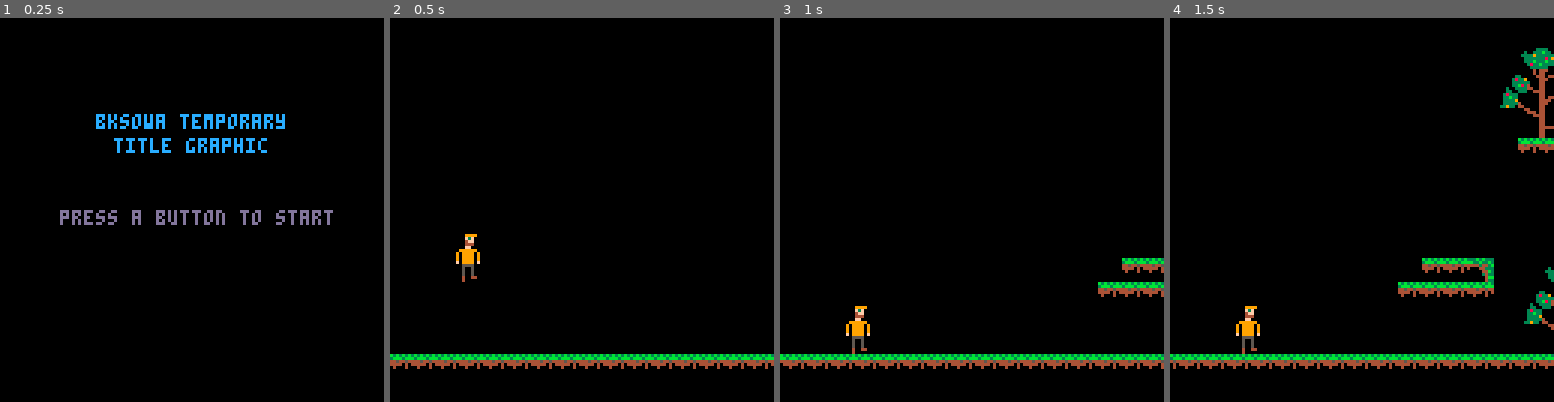
Above: before the commit, frames 1-4 (left to right).
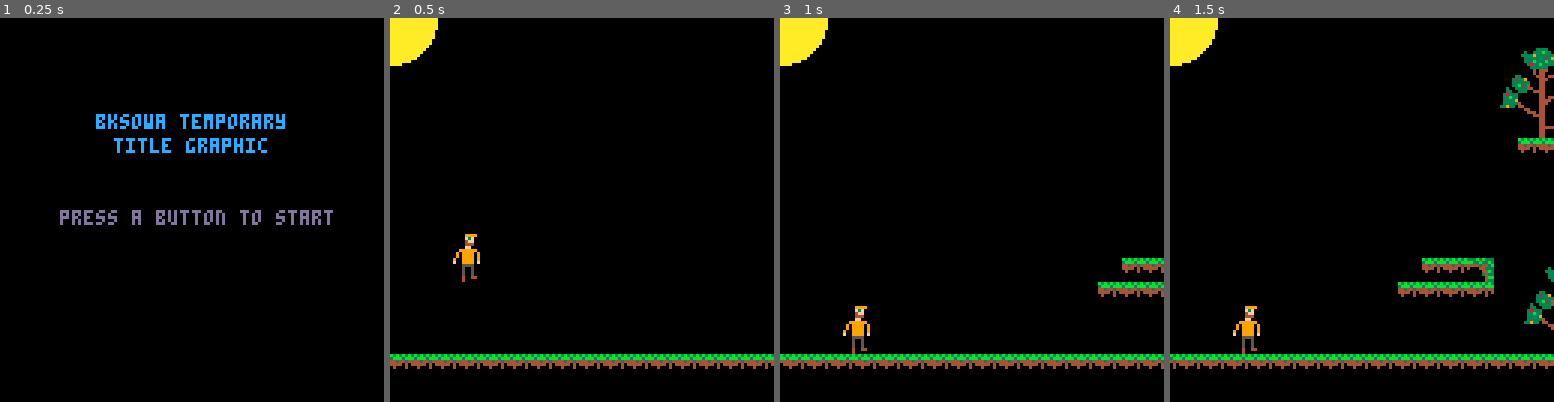
Above: after the commit, the same moments.

Repository: elennick/bksowa
Game: PICO-8 cartridge bksowa.p8
The game is run twice, just before and just after one commit, with the same random seed, the same clock (stepped at 60 frames per second) and the same inputs.
Inputs:
- Up to frame 1 (0.25 s): no input
- Up to frame 2 (0.5 s): tap X (X key) at 0.33 s
- Up to frame 3 (1 s): tap O (Z key) at 0.7 s
- Up to frame 4 (1.5 s): tap X (X key) at 1.07 s

Frame 1 is identical in both runs. In frame 2, 1.3% of the frame differs, in the area x 0-18%, y 0-65%; in frame 3, 1.3%; in frame 4, 1.3%.

Commit message:
more tweaks

Diff:
--- a/bksowa.p8
+++ b/bksowa.p8
@@ -61,18 +61,17 @@
   end
 
   if screen == 10 then
+    circfill(cx,0,15,10)
 		  map(0, 0, 0, 0, 128, 16)
-
 		  p.x += cvx
 		  ani(p, 2, 2, 3, 4)
 
     cx += cvx
-    camera(cx, 0)
-
     if cx > 900 then
       cx = 0
     		p.x = 16
   		end
+  		camera(cx, 0)
   end
 end
 
@@ -139,10 +138,10 @@
 00000004440000000000000444000000000000044400000000000000000000000000000000000000000000000000000000000000000000000000000000000000
 0000000ff00000000000000ff00000000000000ff000000000000000000000000000000000000000000000000000000000000000000000000000000000000000
 00000999999000000000099999900000000009999990000000000000000000000000000000000000000000000000000000000000000000000000000000000000
-00009099990900000000909999090000000009999909000000000000000000000000000000000000000000000000000000000000000000000000000000000000
-00009099990900000000909999090000000009999909000000000000000000000000000000000000000000000000000000000000000000000000000000000000
-000090999909000000f9009999009f000000009f99009f0000000000000000000000000000000000000000000000000000000000000000000000000000000000
-0000f099990f00000000009999000000000000999900000000000000000000000000000000000000000000000000000000000000000000000000000000000000
+00009099990900000000909999900000000009999909000000000000000000000000000000000000000000000000000000000000000000000000000000000000
+0000909999090000000090999990000000000999990099f000000000000000000000000000000000000000000000000000000000000000000000000000000000
+000900999909000000009099999000000000009f9900000000000000000000000000000000000000000000000000000000000000000000000000000000000000
+000f0099990f00000000f09999f00000000000999900000000000000000000000000000000000000000000000000000000000000000000000000000000000000
 00000055550000000000005555000000000000555500000000000000000000000000000000000000000000000000000000000000000000000000000000000000
 00000050050000000000005005000000000000500050000000000000000000000000000000000000000000000000000000000000000000000000000000000000
 00000050050000000000005005000000000000500005000000000000000000000000000000000000000000000000000000000000000000000000000000000000
